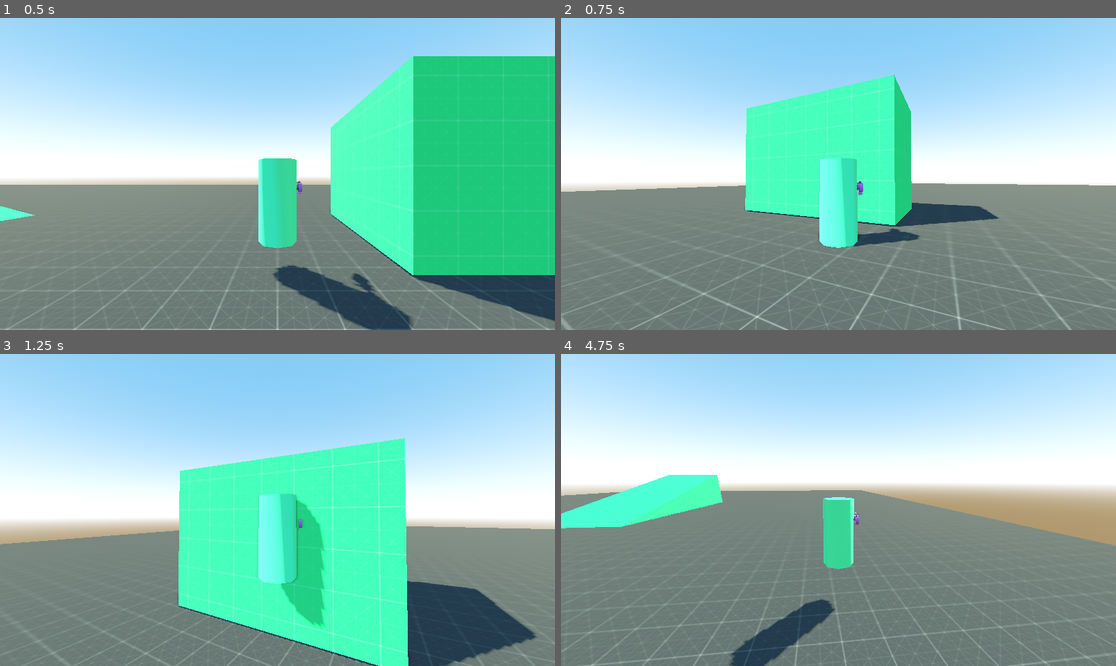
Above: before the commit, frames 1-4 (two rows, left to right).
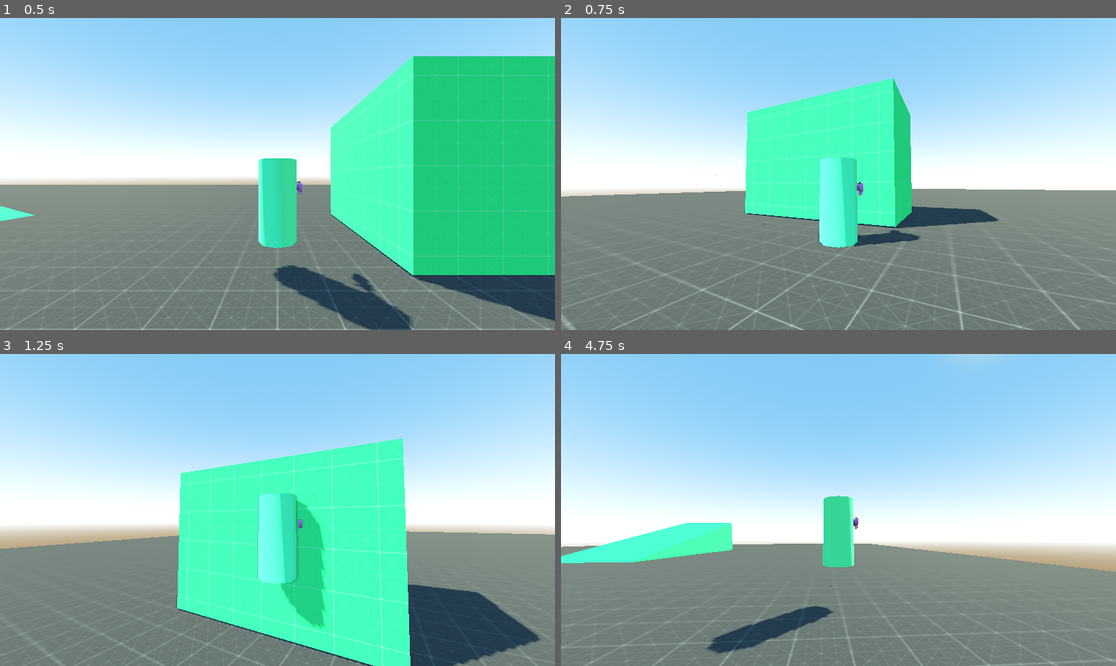
Above: after the commit, the same moments.

Repository: NajeebFarhan/3d-game-controller-godot-practice
Game: Godot game, scene res://scenes/level.tscn
Same seed, same stepped clock (60 frames per second), same inputs: the game is played once before the commit and once after it.
Inputs (mouse positions are in pixels of both pictures, inside the frame that each line leads up to):
- Up to frame 1 (0.5 s): no input
- Up to frame 2 (0.75 s): move the mouse to (866, 174) at 0.52 s; press the mouse at (866, 174) at 0.53 s; hold W (move_forward) from 0.53 s (still down)
- Up to frame 3 (1.25 s): keep holding W (move_forward); tap Space (jump) at 0.77 s
- Up to frame 4 (4.75 s): keep holding W (move_forward); move the mouse to (810, 510) at 1.27 s; release the mouse at (810, 510) at 1.28 s; tap Mouse wheel up (zoom_in) at 1.35, 4.35 s; tap Space (jump) at 1.52, 3.02, 3.77, 4.52 s; click (810, 510) at 1.55 s; move the mouse to (849, 503) at 2.02 s; hold Mouse wheel down (zoom_out) 2.03-2.78 s; click (849, 503) at 2.3 s; move the mouse to (832, 516) at 2.77 s; click (832, 516) at 2.85 s; move the mouse to (877, 513) at 3.52 s; press the mouse at (877, 513) at 3.53 s; move the mouse to (794, 506) at 4.27 s; release the mouse at (794, 506) at 4.28 s; click (794, 506) at 4.55 s

Frame 1 is identical in both runs. In frame 2, 4.6% of the frame differs, in the area x 0-100%, y 18-100%; in frame 3, 5.2%; in frame 4, 62%, in the area x 0-100%, y 0-100%.

Commit message:
camera bug fixed and gun done

Diff:
--- a/project.godot
+++ b/project.godot
@@ -85,6 +85,12 @@
 , Object(InputEventMouseButton,"resource_local_to_scene":false,"resource_name":"","device":-1,"window_id":0,"alt_presse …(247 unchanged characters)…
 ]
 }
+shoot={
+"deadzone": 0.2,
+"events": [Object(InputEventMouseButton,"resource_local_to_scene":false,"resource_name":"","device":-1,"window_id":0,"alt_pressed":false,"shift_pressed":false,"ctrl_pressed":false,"meta_pressed":false,"button_mask":1,"position":Vector2(272, 20),"global_position":Vector2(284, 80),"factor":1.0,"button_index":1,"canceled":false,"pressed":true,"double_click":false,"script":null)
+, Object(InputEventJoypadButton,"resource_local_to_scene":false,"resource_name":"","device":-1,"button_index":2,"pressure":0.0,"pressed":true,"script":null)
+]
+}
 
 [physics]
 
--- /dev/null
+++ b/scenes/bullet.tscn
@@ -0,0 +1,18 @@
+[gd_scene format=3 uid="uid://eeqt3ikob3t3"]
+
+[ext_resource type="PackedScene" uid="uid://0st7r6xmd5kd" path="res://GLB format/bullet-foam-tip.glb" id="1_mkf8s"]
+[ext_resource type="Script" uid="uid://80oijrg0isby" path="res://scripts/bullet.gd" id="1_y25gk"]
+
+[node name="Bullet" type="Node3D" unique_id=1906928673]
+script = ExtResource("1_y25gk")
+bullet_speed = 20.0
+
+[node name="bullet-foam-tip2" parent="." unique_id=61807172 instance=ExtResource("1_mkf8s")]
+transform = Transform3D(1, 0, 0, 0, -4.371139e-08, 1, 0, -1, -4.371139e-08, 0, 0, 0)
+
+[node name="DispawnTimer" type="Timer" parent="." unique_id=153557743]
+wait_time = 4.0
+one_shot = true
+autostart = true
+
+[connection signal="timeout" from="DispawnTimer" to="." method="_on_dispawn_timer_timeout"]
--- a/scenes/gun.tscn
+++ b/scenes/gun.tscn
@@ -1,7 +1,19 @@
 [gd_scene format=3 uid="uid://bjm0hbcnli33h"]
 
+[ext_resource type="Script" uid="uid://bvitd07uipem5" path="res://scripts/gun.gd" id="1_og67c"]
 [ext_resource type="PackedScene" uid="uid://botdvkn88uh76" path="res://GLB format/blaster-d.glb" id="1_x77fm"]
+[ext_resource type="PackedScene" uid="uid://eeqt3ikob3t3" path="res://scenes/bullet.tscn" id="2_gp1hk"]
 
 [node name="Gun" type="Node3D" unique_id=1027060284]
+script = ExtResource("1_og67c")
+bullet_scn = ExtResource("2_gp1hk")
 
 [node name="blaster-d2" parent="." unique_id=1701877467 instance=ExtResource("1_x77fm")]
+
+[node name="BulletSpawnPoint" type="Marker3D" parent="." unique_id=1964402358]
+transform = Transform3D(1, 0, 0, 0, -4.371139e-08, 1, 0, -1, -4.371139e-08, 0, 0.057391115, -0.39343148)
+
+[node name="Timer" type="Timer" parent="." unique_id=1547927714]
+autostart = true
+
+[connection signal="timeout" from="Timer" to="." method="_on_timer_timeout"]
--- a/scenes/level.tscn
+++ b/scenes/level.tscn
@@ -54,11 +54,11 @@
 [node name="Node" type="Node" parent="." unique_id=1250174798]
 
 [node name="CSGCylinder3D" type="CSGCylinder3D" parent="Node" unique_id=131937097]
-transform = Transform3D(1, 0, 0, 0, 1, 0, 0, 0, 1, -10, 2, 4)
+transform = Transform3D(1, 0, 0, 0, 1, 0, 0, 0, 1, -5.119099, 0.76179504, 13.505227)
 material_override = SubResource("StandardMaterial3D_1ainy")
 use_collision = true
-radius = 2.0
-height = 4.0
+radius = 4.4194336
+height = 2.2460938
 
 [node name="CSGBox3D" type="CSGBox3D" parent="Node" unique_id=1864529502]
 transform = Transform3D(1, 0, 0, 0, 1, 0, 0, 0, 1, 5, 2.9297485, -3)
--- a/scenes/player.tscn
+++ b/scenes/player.tscn
@@ -1,6 +1,6 @@
 [gd_scene format=3 uid="uid://dyq6ayrwotai4"]
 
-[ext_resource type="Script" uid="uid://cojsv4bdfn3fl" path="res://controller.gd" id="1_4flbx"]
+[ext_resource type="Script" uid="uid://cojsv4bdfn3fl" path="res://scripts/controller.gd" id="1_4flbx"]
 [ext_resource type="PackedScene" uid="uid://bjm0hbcnli33h" path="res://scenes/gun.tscn" id="2_g2els"]
 
 [sub_resource type="CapsuleShape3D" id="CapsuleShape3D_4xowi"]
@@ -24,12 +24,12 @@
 
 [node name="Camera3D" type="Camera3D" parent="CameraOrigin/SpringArm3D" unique_id=300356420]
 
-[node name="Shape" type="Node3D" parent="." unique_id=793244152]
+[node name="Model" type="Node3D" parent="." unique_id=793244152]
 
-[node name="CSGCylinder3D" type="CSGCylinder3D" parent="Shape" unique_id=713335916]
+[node name="CSGCylinder3D" type="CSGCylinder3D" parent="Model" unique_id=713335916]
 radius = 0.46191406
 height = 2.0107422
 material = SubResource("StandardMaterial3D_a202f")
 
-[node name="Gun" parent="Shape" unique_id=1027060284 instance=ExtResource("2_g2els")]
+[node name="Gun" parent="Model" unique_id=1027060284 instance=ExtResource("2_g2els")]
 transform = Transform3D(1, 0, 0, 0, 1, 0, 0, 0, 1, 0.5763225, 0.2755432, -0.51566494)
--- /dev/null
+++ b/scripts/bullet.gd
@@ -0,0 +1,13 @@
+extends Node3D
+
+@export var bullet_speed: float = 5.0
+@export var max_distance: float = 10.0
+
+# Called every frame. 'delta' is the elapsed time since the previous frame.
+func _process(delta: float) -> void:
+	var bullet_velocity = Vector3(0.0, 0.0, -bullet_speed)
+	position += basis * bullet_velocity * delta
+
+
+func _on_dispawn_timer_timeout() -> void:
+	queue_free()
--- a/controller.gd
+++ b/scripts/controller.gd
@@ -16,8 +16,7 @@
 	var strength_y = deg_to_rad(y * sensitivity)
 
 	camera.rotate_y(strength_x)
-	camera.rotate_x(strength_y)
-	camera.rotation.x = clamp(camera.rotation.x, -PI/6, PI/6)
+	camera.rotation.x = clamp(camera.rotation.x + strength_y, -PI/6, PI/6)
 	camera.rotation.z = 0
 
 
@@ -89,7 +88,7 @@
 	move_dir.y = 0
 
 	if move_dir and is_on_floor():
-		$Shape.rotation.y = -atan2(move_dir.x, -move_dir.z)
+		$Model.rotation.y = -atan2(move_dir.x, -move_dir.z)
 
 		velocity.x = move_dir.x * speed
 		velocity.z = move_dir.z * speed
--- /dev/null
+++ b/scripts/gun.gd
@@ -0,0 +1,14 @@
+extends Node3D
+
+@export var bullet_scn: PackedScene
+
+@onready var bullet_spawn_marker = $BulletSpawnPoint
+
+func _input(event: InputEvent) -> void:
+	if event.is_action_pressed("shoot"):
+		var bullet = bullet_scn.instantiate()
+		bullet.position = bullet_spawn_marker.global_position
+		bullet.basis = global_basis
+
+	#get_tree().add_child(bullet)
+		get_tree().current_scene.add_child(bullet)
Not shown, added: scripts/bullet.gd.uid
Renamed: controller.gd.uid -> scripts/controller.gd.uid
Not shown, added: scripts/gun.gd.uid
Not shown, added: scenes/bullet.tscn313796223.tmp
Not shown, added: scenes/bullet.tscn320287025.tmp
